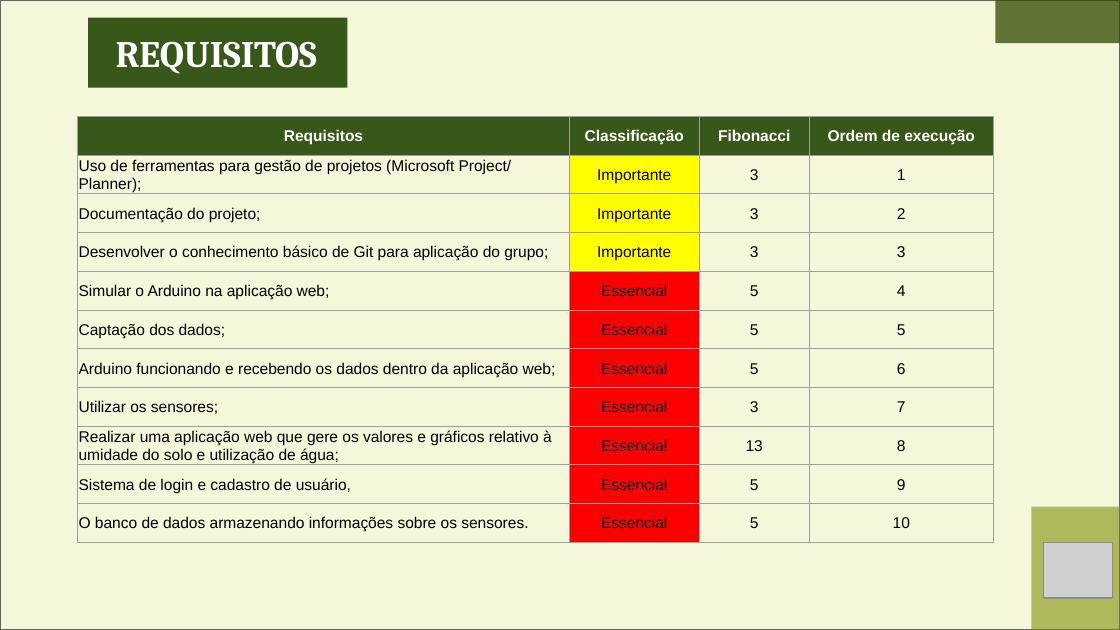
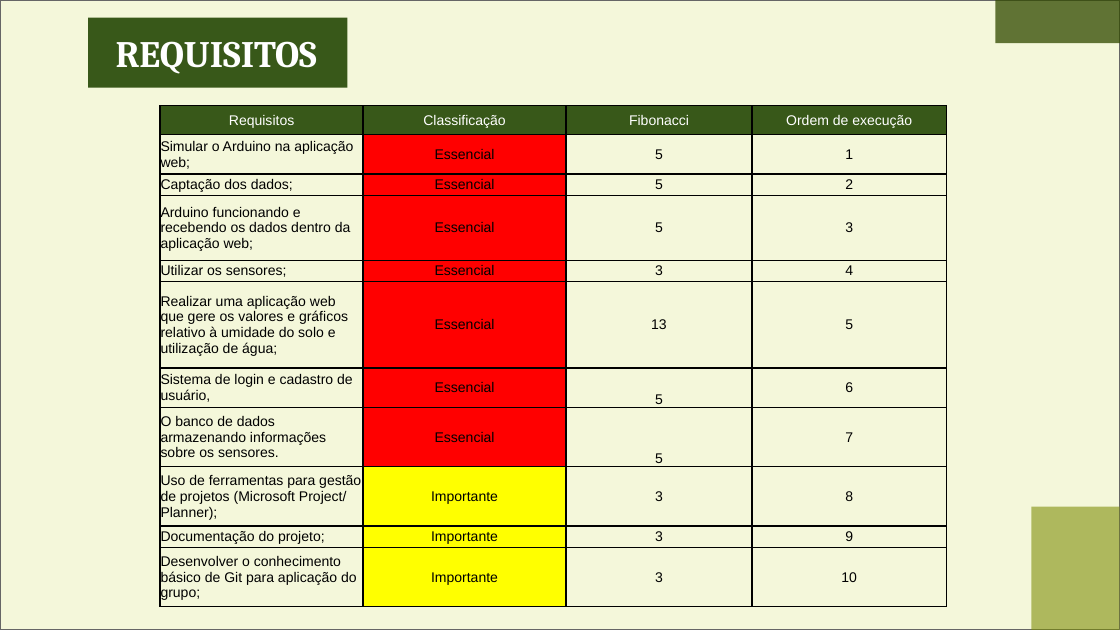
Before and after one commit to KaioZaniboni/wisoy-1, a slide deck: slide 6 of Documentos/APRESENTAÇÃO.SPRINT2.pptx (slide 8 before the commit). Drawn at 1120x630 pixels with LibreOffice and Linux fonts; fonts in the diff are those of the drawing; grey boxes stand for pictures. Boxes give left, top, right and bottom in pixels: in the first picture for what was removed or moved away, otherwise in the second. Text is boxed around its words. In the diff, an @@ line names an element or a change of style, - is before the commit and + after.

Commit message:
Att PPT

```diff
--- a/Documentos/APRESENTAÇÃO.SPRINT2.pptx
+++ b/Documentos/APRESENTAÇÃO.SPRINT2.pptx
@@ table at <box>160,105,946,606</box> @@
-row 2: Uso de ferramentas para gestão de projetos (Microsoft Project/ Planner); | Importante | 3 | 1
+row 2: Simular o Arduino na aplicação web; | Essencial | 5 | 1
-row 3: Documentação do projeto; | Importante | 3 | 2
+row 3: Captação dos dados; | Essencial | 5 | 2
-row 4: Desenvolver o conhecimento básico de Git para aplicação do grupo; | Importante | 3 | 3
+row 4: Arduino funcionando e recebendo os dados dentro da aplicação web; | Essencial | 5 | 3
-row 5, column 1: Simular o Arduino na aplicação web;
+row 5, column 1: Utilizar os sensores;
-row 5, column 3: 5
+row 5, column 3: 3
-row 6, column 1: Captação dos dados;
+row 6, column 1: Realizar uma aplicação web que gere os valores e gráficos relativo à umidade do solo e utilização de água;
-row 6, column 3: 5
+row 6, column 3: 13
-row 7, column 1: Arduino funcionando e recebendo os dados dentro da aplicação web;
+row 7, column 1: Sistema de login e cadastro de usuário,
-row 8, column 1: Utilizar os sensores;
+row 8, column 1: O banco de dados armazenando informações sobre os sensores.
-row 8, column 3: 3
+row 8, column 3: 5
-row 9: Realizar uma aplicação web que gere os valores e gráficos relativo à umidade do solo e utilização de água; | Essencial | 13 | 8
+row 9: Uso de ferramentas para gestão de projetos (Microsoft Project/ Planner); | Importante | 3 | 8
-row 10: Sistema de login e cadastro de usuário, | Essencial | 5 | 9
+row 10: Documentação do projeto; | Importante | 3 | 9
-row 11: O banco de dados armazenando informações sobre os sensores. | Essencial | 5 | 10
+row 11: Desenvolver o conhecimento básico de Git para aplicação do grupo; | Importante | 3 | 10
@@ fill #FFFF00 to #FF0000 in 3 cells @@
@@ fill #FF0000 to #FFFF00 in 3 cells @@
@@ size 10 to 9 pt in "Requisitos", "Classificação", "Fibonacci", "Ordem de execução" and 15 more places @@
@@ bold off in "Requisitos", "Classificação", "Fibonacci", "Ordem de execução" @@
@@ borders changed @@
@@ table: place and size @@
-table at <box>77,116,992,542</box>
+table at <box>160,105,946,606</box>
@@ picture removed at <box>1043,543,1112,598</box> @@
```
Also in this commit, not shown: 9 other slides changed, 5 other files.
